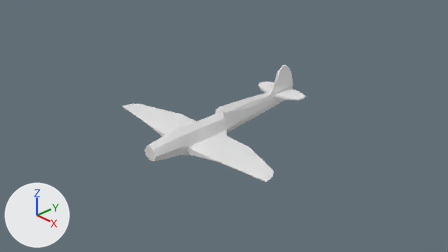
An edit to the Blender file Section4/SpitFire/SpitFire.blend, drawn before and after from the same camera.
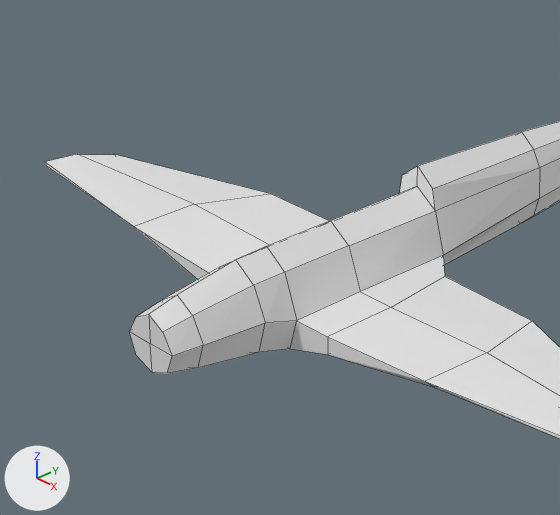
Each version is shown from the file's camera 'Camera', then close up on the part from 25% to 57% of the width and 25% to 79% of the height. Arrows for +X, +Y and +Z are at lower left; the lights stay in place. The close-ups show mesh edges as thin lines.

Names of what the first close-up shows: 'SpitFire'.
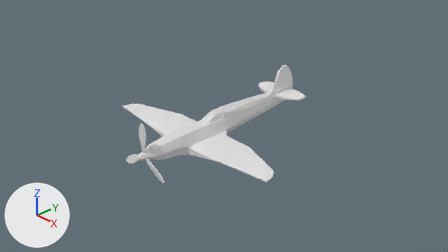
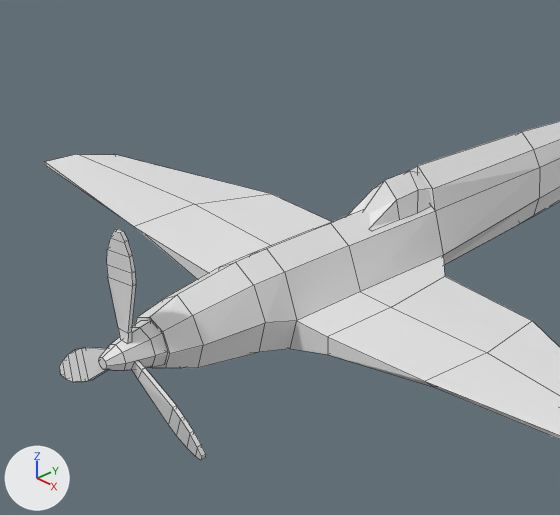
Where the change shows, as pixel boxes (x1, y1, x2, y2) in the close-ups (560 x 515 px):
'SpitFire', reshaped, rescaled
    both: (45, 121, 560, 439)
'Cube', added
    after: (347, 171, 431, 227)
'Proppellar.001', added
    after: (107, 229, 136, 343)
'Cylinder', added
    after: (99, 321, 167, 371)
'Proppellar.003', added
    after: (132, 362, 206, 460)
'Proppellar.002', added
    after: (60, 347, 107, 382)

Diff of the bpy script that builds the scene:
```diff
--- a/Section4/SpitFire/SpitFire.blend.py
+++ b/Section4/SpitFire/SpitFire.blend.py
@@ me_cube @@
 # used by ob_spitfire; location = (0.0, -0.309, -0.015); scale = (0.0994, -0.109, 0.369)
-me_cube.from_pydata(...)  # 125 vertices, 106 faces; spans x 0.0..19.1, y -20.2..12.4, z -0.6..1.9
+me_cube.from_pydata(...)  # 125 vertices, 106 faces; spans x 0.0..1.9, y -1.3..2.2, z -0.2..0.7
+# me_cube part 1: the whole mesh is rebuilt
 me_cube.materials.append(mat_material)
@@ me_cube_002 @@
+me_cube_002.from_pydata(...)  # 16 vertices, 11 faces; spans x 0.0..1.0, y -3.06..2.05, z -1.0..1.06
@@ me_plane @@
+me_plane.from_pydata(...)  # 14 vertices, 6 faces; spans x -0.072..0.072, y -0.013..0.013, z -0.027..0.493
@@ me_cylinder @@
+me_cylinder.from_pydata(...)  # 32 vertices, 26 faces; spans x -0.109..0.109, y -0.136..0.127, z -0.109..0.109
@@ ob_spitfire @@
 ob_spitfire.location = (0.0, -0.309, -0.015)
-ob_spitfire.scale = (0.0994, -0.109, 0.369)
 _m = ob_spitfire.modifiers.new('Mirror', 'MIRROR')
@@ ob_cube @@
+ob_cube = bpy.data.objects.new('Cube', me_cube_002)
+ob_cube.location = (0.0, -0.223, 0.248)
+ob_cube.scale = (0.0981, 0.0819, 0.0819)
+_m = ob_cube.modifiers.new('Mirror', 'MIRROR')
+_m.use_clip = True
@@ ob_proppellar_003 @@
+ob_proppellar_003 = bpy.data.objects.new('Proppellar.003', me_plane)
+ob_proppellar_003.location = (0.077, -1.787, -0.047)
+ob_proppellar_003.rotation_euler = (0.0, -2.094, 3.142)  # degrees (0, -120, 180)
+_m = ob_proppellar_003.modifiers.new('Solidify', 'SOLIDIFY')
+_m.thickness = 0.02
+_m.offset = 0.0
@@ ob_proppellar_002 @@
+ob_proppellar_002 = bpy.data.objects.new('Proppellar.002', me_plane)
+ob_proppellar_002.location = (-0.077, -1.787, -0.047)
+ob_proppellar_002.rotation_euler = (0.0, 2.094, 3.142)  # degrees (0, 120, 180)
+_m = ob_proppellar_002.modifiers.new('Solidify', 'SOLIDIFY')
+_m.thickness = 0.02
+_m.offset = 0.0
@@ ob_proppellar_001 @@
+ob_proppellar_001 = bpy.data.objects.new('Proppellar.001', me_plane)
+ob_proppellar_001.location = (0.0, -1.787, 0.086)
+ob_proppellar_001.rotation_euler = (0.0, 0.0, 3.142)  # degrees (0, 0, 180)
+_m = ob_proppellar_001.modifiers.new('Solidify', 'SOLIDIFY')
+_m.thickness = 0.02
+_m.offset = 0.0
@@ ob_cylinder @@
+ob_cylinder = bpy.data.objects.new('Cylinder', me_cylinder)
+ob_cylinder.location = (0.0, -1.778, -0.003)
```
